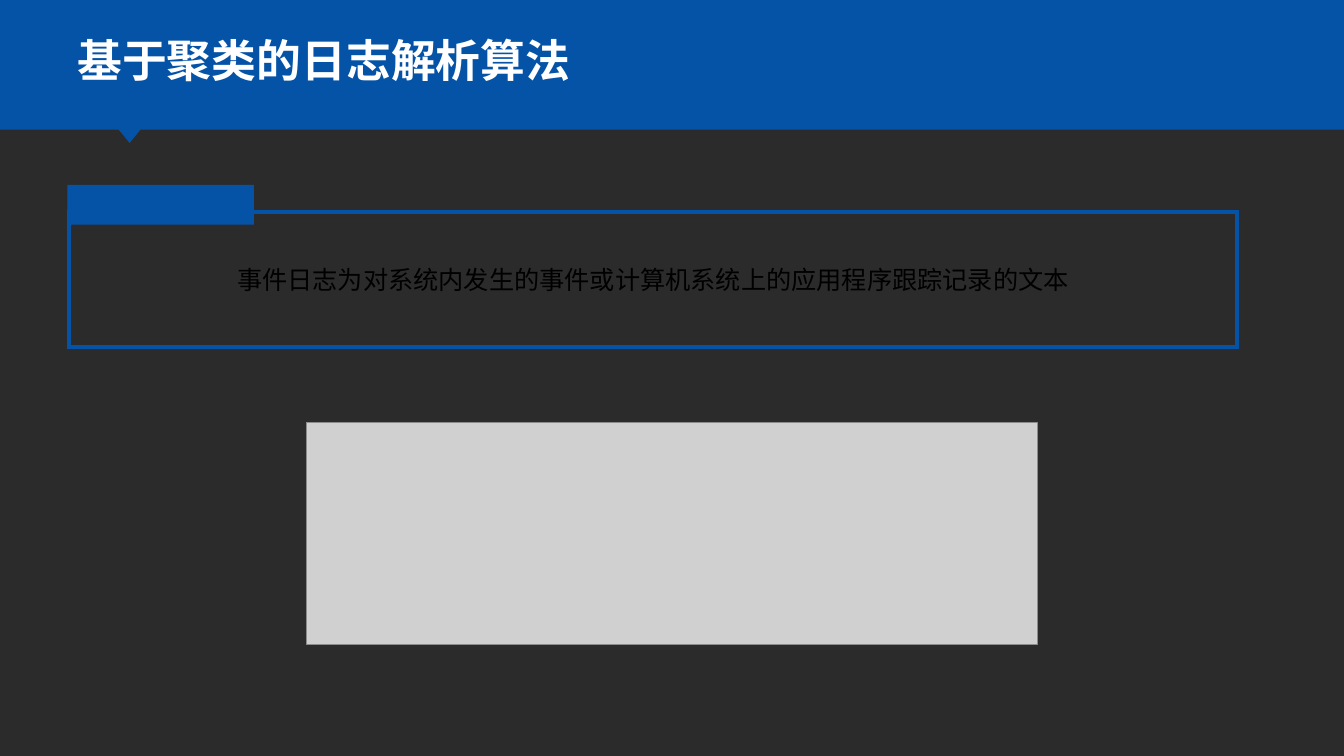
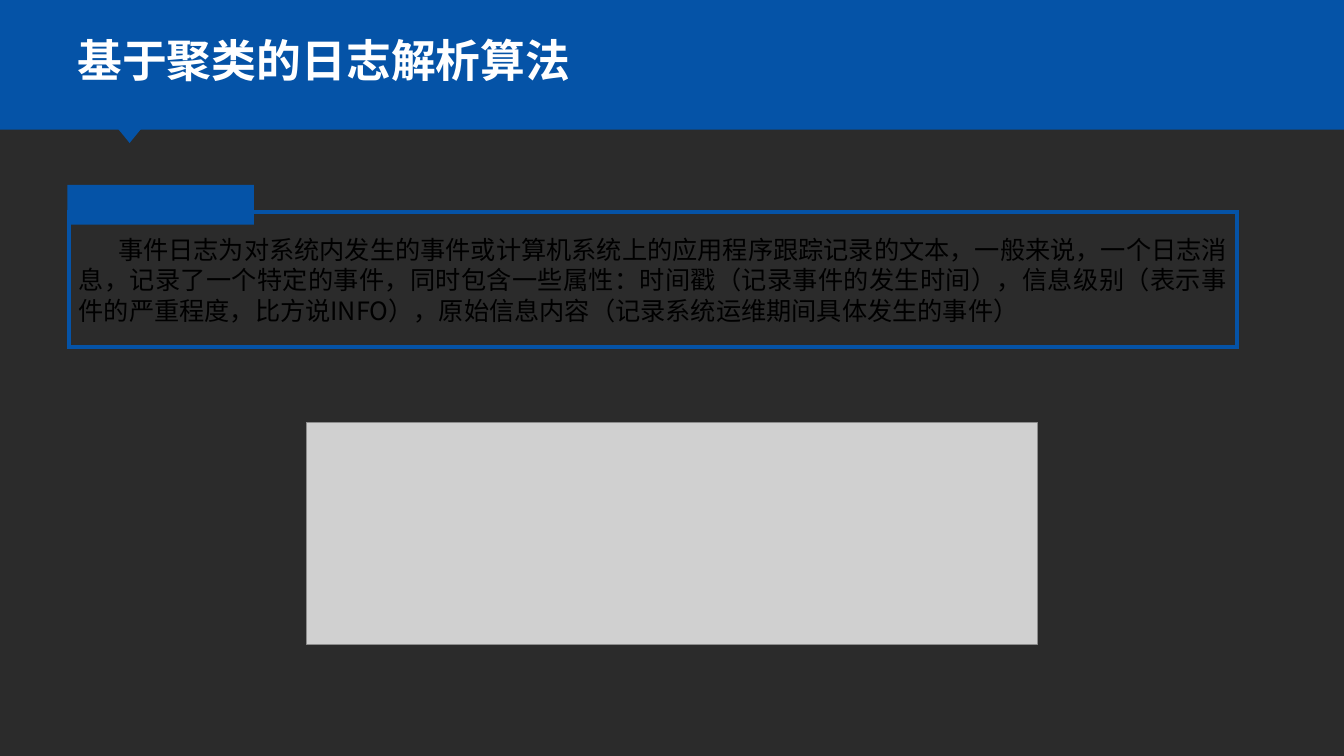
Before and after one commit to huowj/bishe, a slide deck: slide 12 of dabian/毕设.pptx. Drawn at 1344x756 pixels with LibreOffice and Linux fonts; fonts in the diff are those of the drawing; grey boxes stand for pictures; background and template pictures are left out; a plain dark background stands for a picture behind light text. Boxes give left, top, right and bottom in pixels: in the first picture for what was removed or moved away, otherwise in the second. Text is boxed around its words. In the diff, an @@ line names an element or a change of style, - is before the commit and + after.

```diff
--- a/dabian/毕设.pptx
+++ b/dabian/毕设.pptx
@@ text in rectangle at box(79, 238, 1227, 322): text changed @@
-事件日志为对系统内发生的事件或计算机系统上的应用程序跟踪记录的文本
+事件日志为对系统内发生的事件或计算机系统上的应用程序跟踪记录的文本，一般来说，一个日志消息，记录了一个特定的事件，同时包含一些属性：时间戳（记录事件的发生时间），信息级别（表示事件的严重程度，比方说INFO），原始信息内容（记录系统运维期间具体发生的事件）
```
Also in this commit, not shown: 11 other slides changed, 13 slides added, 1 other file.
